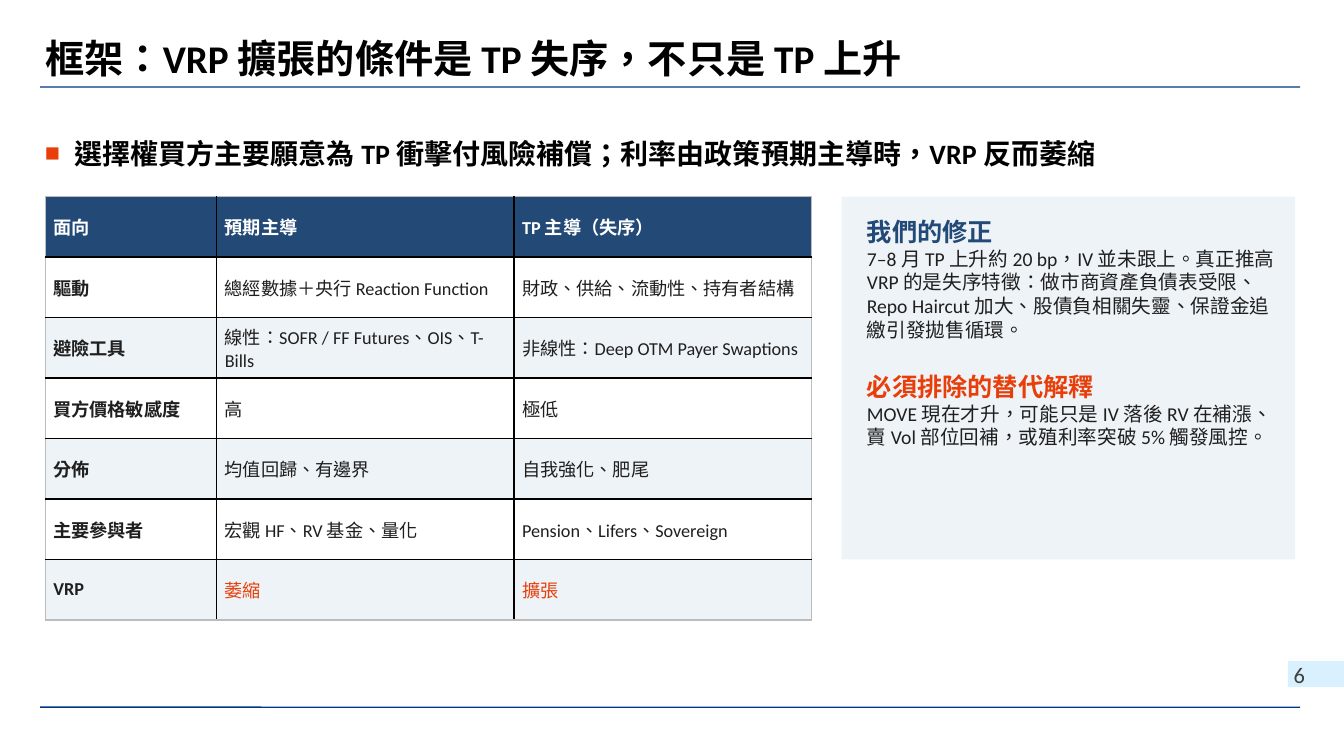
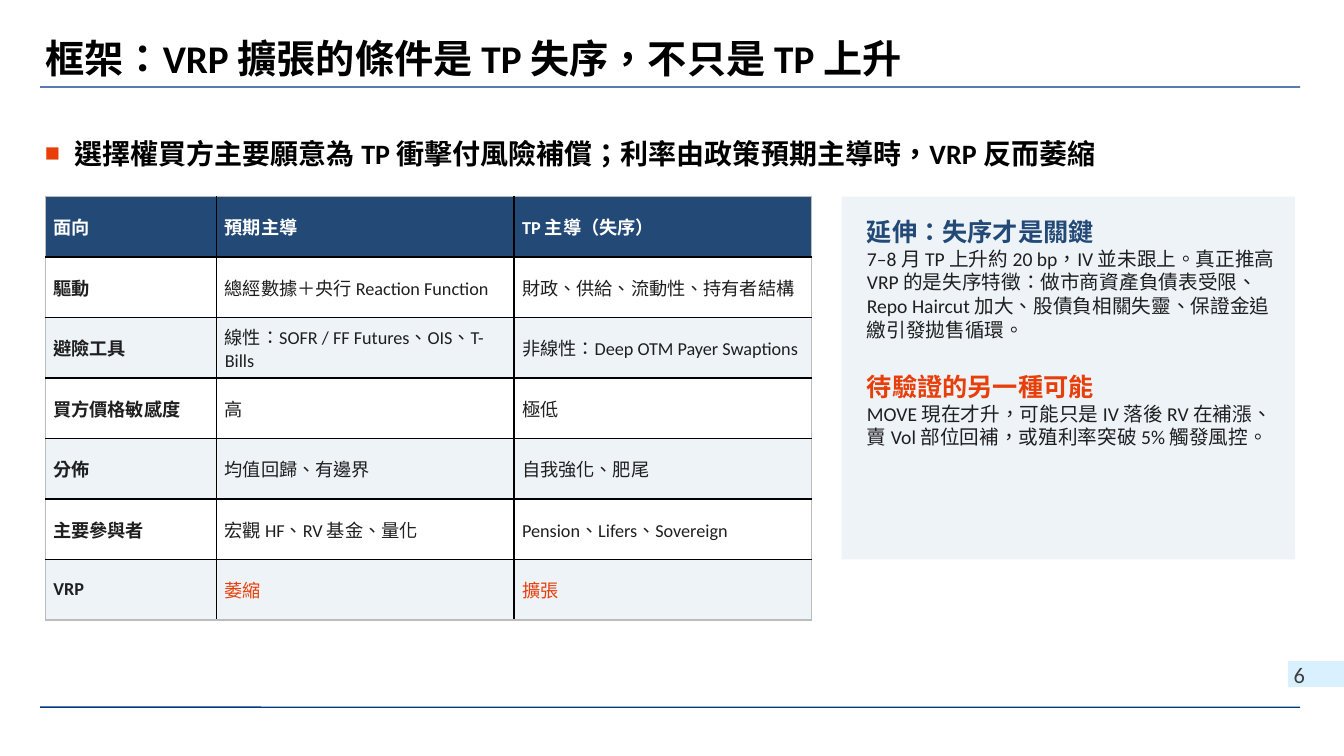
Before and after one commit to wlinoxox/US-Bond-Vol, a slide deck: slide 6 of slides/2026-10-03_us-treasury-vol-regime-change.pptx. Drawn at 1344x756 pixels with LibreOffice and Linux fonts; fonts in the diff are those of the drawing; background and template pictures are left out. Boxes give left, top, right and bottom in pixels: in the first picture for what was removed or moved away, otherwise in the second. Text is boxed around its words. In the diff, an @@ line names an element or a change of style, - is before the commit and + after.

```diff
--- a/slides/2026-10-03_us-treasury-vol-regime-change.pptx
+++ b/slides/2026-10-03_us-treasury-vol-regime-change.pptx
@@ text at (867, 219, 1094, 244): text changed @@
-我們的修正
+延伸：失序才是關鍵
@@ text at (867, 374, 1094, 399): text changed @@
-必須排除的替代解釋
+待驗證的另一種可能
```
Also in this commit, not shown: 6 other slides changed, 1 slide removed, 1 other file.
